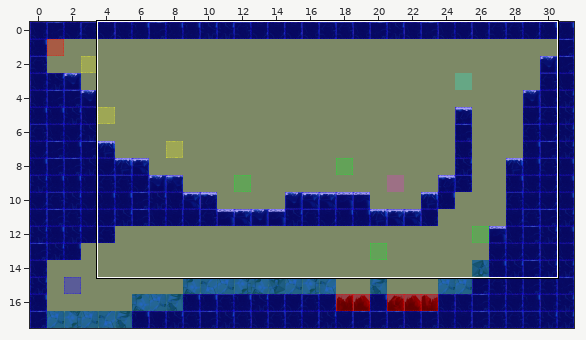
Tiled map, stored at Spellington/src/res/map/mapPlains13.tmx. The picture above shows the old version from afar; the outline marks the close-up.
Close-up. Before the commit:
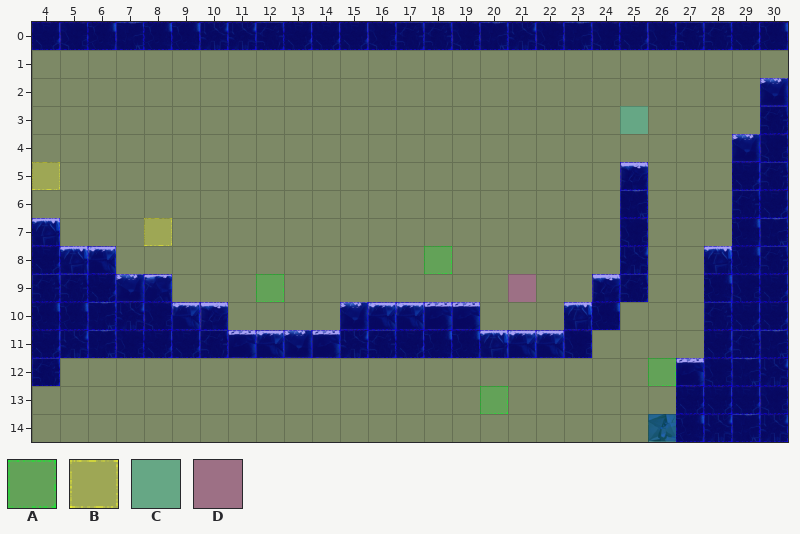
Cells are 50x50 px. Shown: x 4..30, y 0..14.
Key: from "collisionTile": A 1, B 4, C 6, D 9.
_ is an empty cell.
Layers that did not change in this view are not listed.
Layer "event" before, first column x 4:
 0 ___________________________
 1 ___________________________
 2 ___________________________
 3 _____________________C_____
 4 ___________________________
 5 B__________________________
 6 ___________________________
 7 ____B______________________
 8 ______________A____________
 9 ________A________D_________
10 ___________________________
11 ___________________________
12 ______________________A____
13 ________________A__________
14 ___________________________
The same view after the edit:
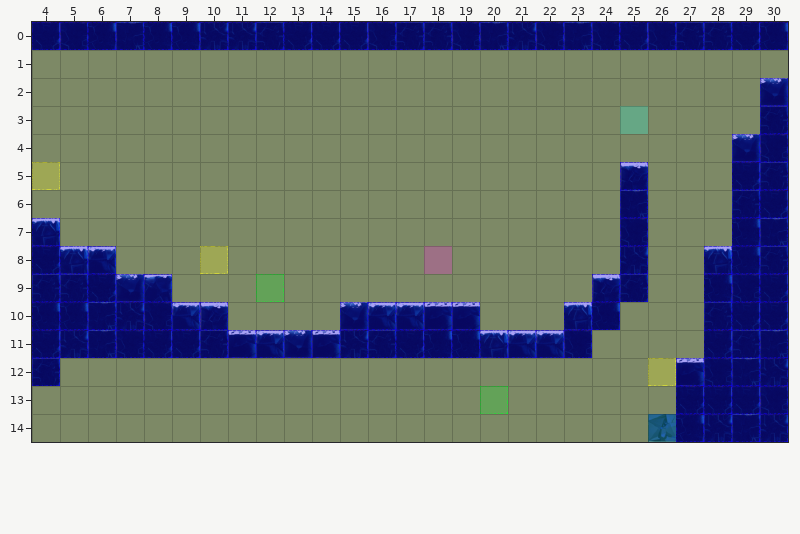
See-through tiles are keyed as they look on the map.
Difference:
Layer "event":
The author changed tile A to tile B in row 12 at x 26.
Tile B now appears in row 8 at x 10.
The author changed tile A to tile D in row 8 at x 18.
Tile B is removed in row 7 at x 8.
Tile D is removed in row 9 at x 21.
Boxes around the changes in both close-ups, in picture pixels (x1, y1, x2, y2):
removed: (144, 218, 172, 246)
added: (200, 246, 228, 274)
changed: (424, 246, 452, 274)
removed: (508, 274, 536, 302)
changed: (648, 358, 676, 386)
